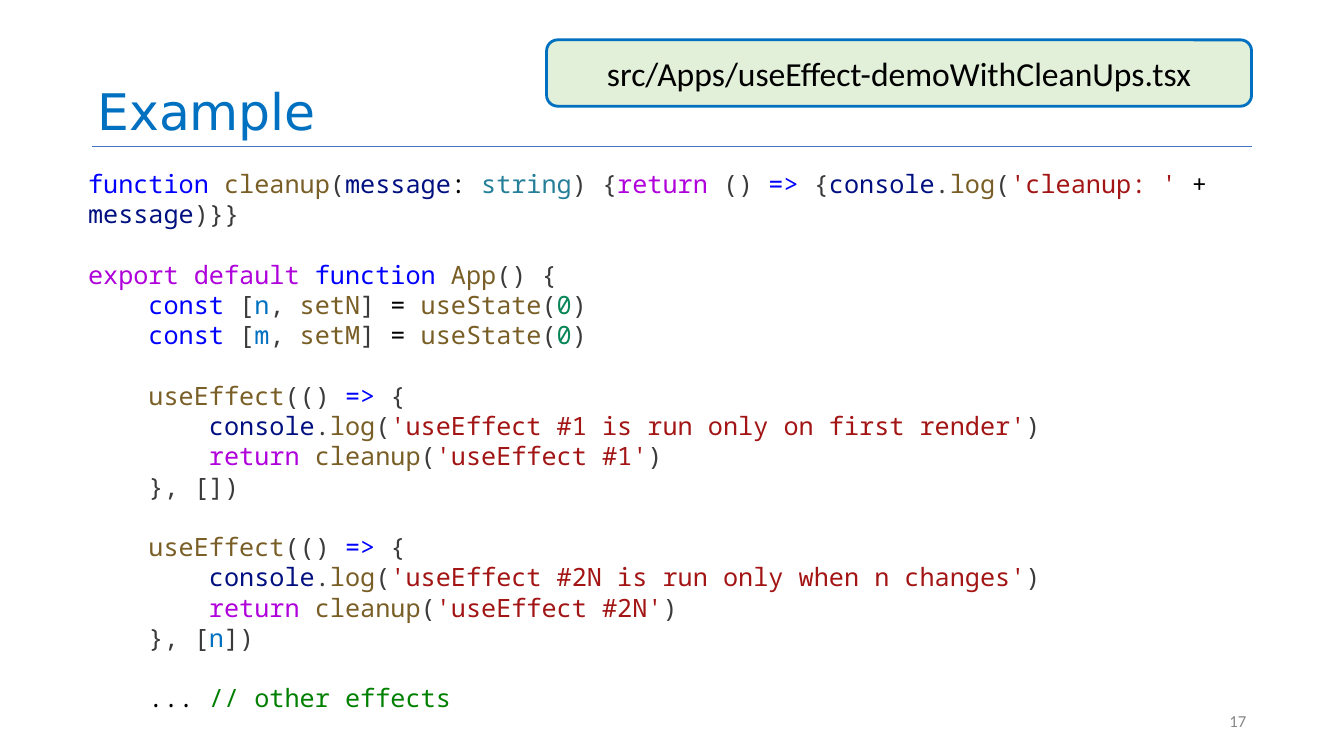
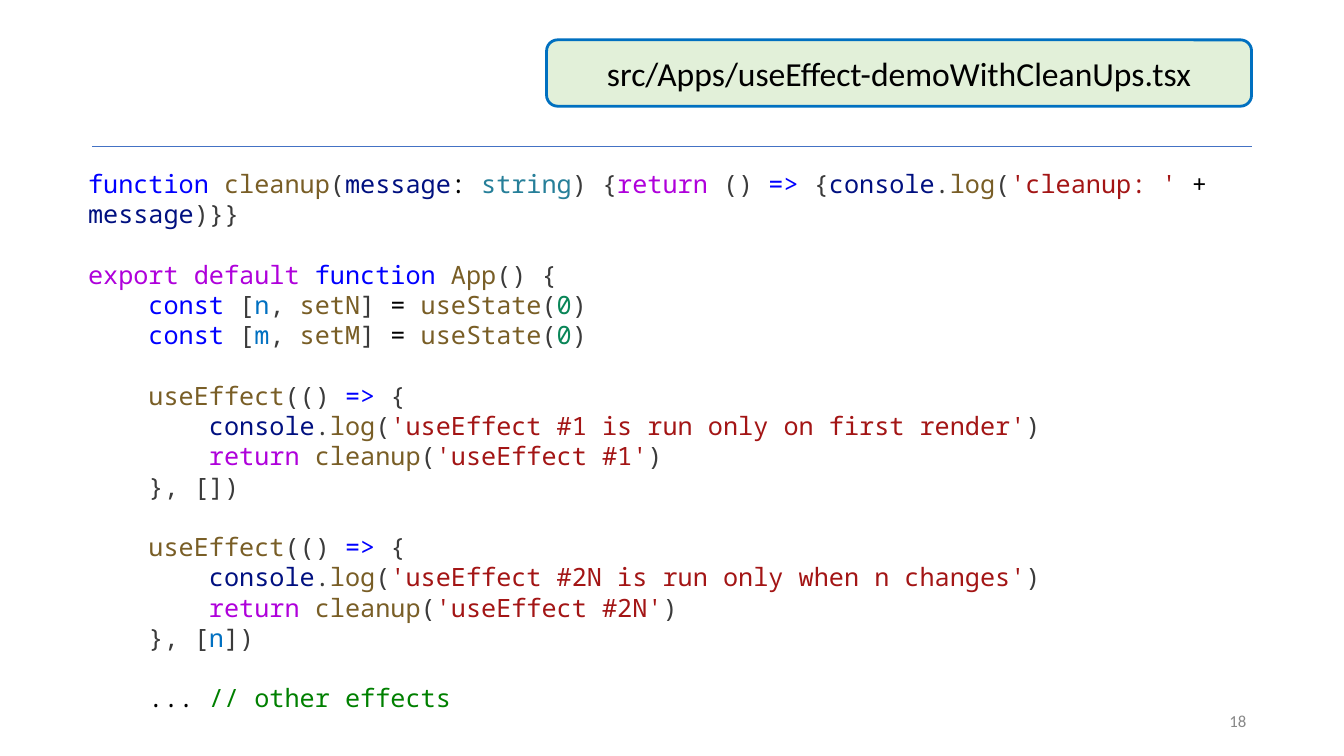
Before and after one commit to neu-se/CS4530-Spring-2025, a slide deck: slide 18 of Slides/Module 09 React Hooks.pptx (slide 17 before the commit). Drawn at 1344x756 pixels with LibreOffice and Linux fonts; fonts in the diff are those of the drawing. Boxes give left, top, right and bottom in pixels: in the first picture for what was removed or moved away, otherwise in the second. Text is boxed around its words. In the diff, an @@ line names an element or a change of style, - is before the commit and + after.

Commit message:
updated slides, examples, l9.md

```diff
--- a/Slides/Module 09 React Hooks.pptx
+++ b/Slides/Module 09 React Hooks.pptx
@@ title removed at (x1=97, y1=91, x2=315, y2=141) @@
-Example
@@ page number at (x1=1229, y1=715, x2=1246, y2=727): text changed @@
-17
+18
```
Also in this commit, not shown: 7 other slides changed, 5 slides added, 1 slide removed, 4 other files.
